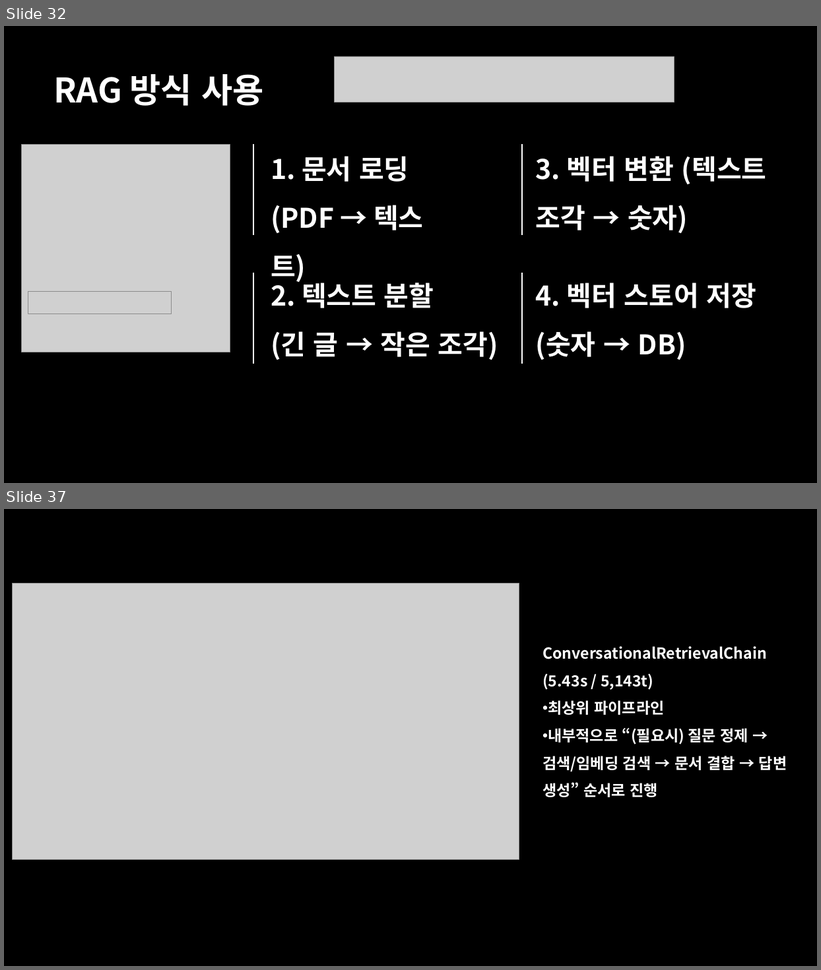
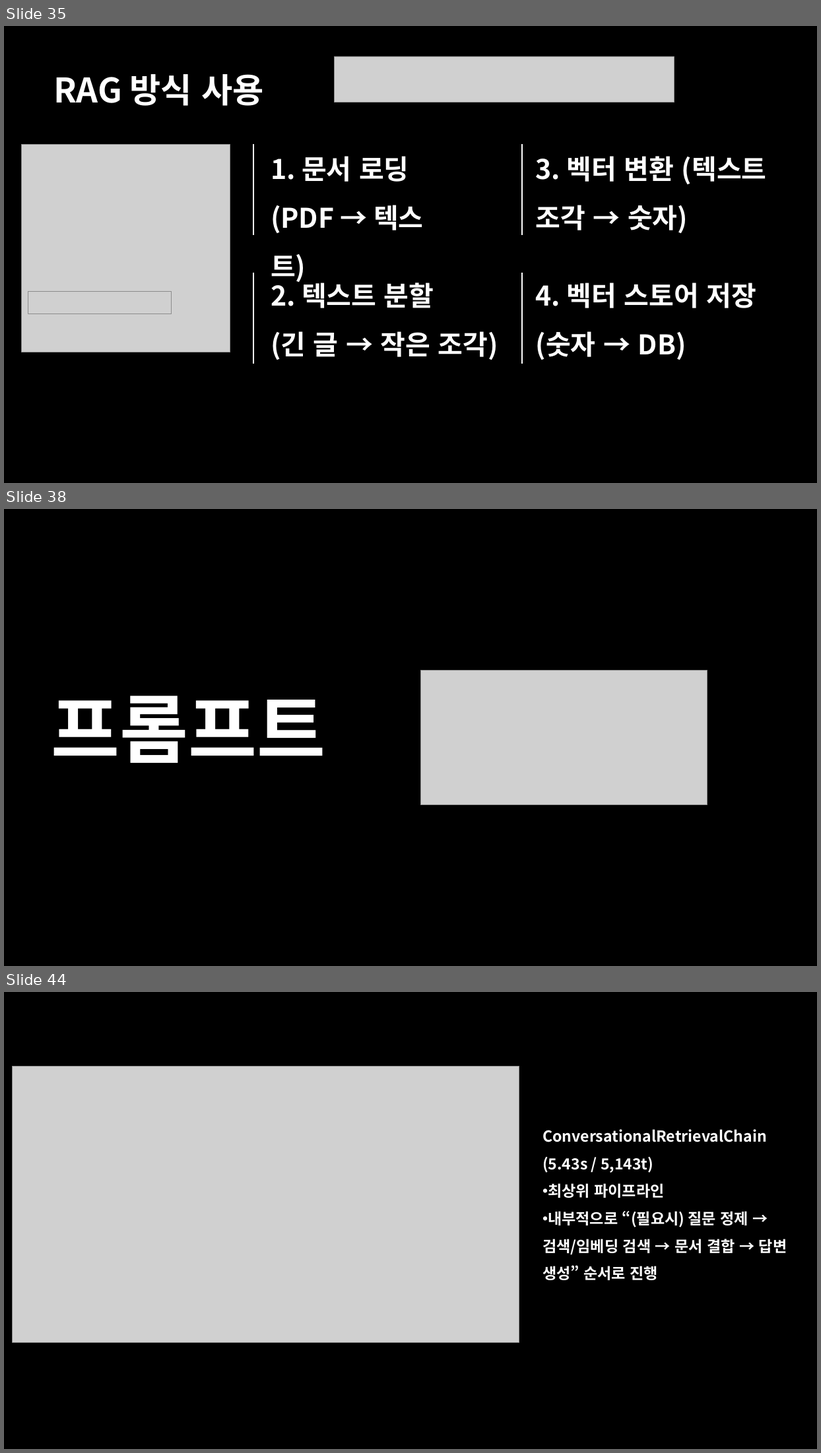
Before and after one commit to MINGYU-1/oboe_album_rag_project, a slide deck: 오보에 최종프로젝트 발표.pptx. Shown one above the other, each under a label of ours: slides 32 and 37 before the commit, slides 35, 38 and 44 after it; the slides between them are not shown. The pictures are 821x970 and 821x1453 pixels, drawn with LibreOffice and Linux fonts; fonts in the diff are those of the drawing; grey boxes stand for pictures. Boxes give left, top, right and bottom in pixels: in the first picture for what was removed or moved away, otherwise in the second. Text is boxed around its words. In the diff, an @@ line names an element or a change of style, - is before the commit and + after.

```diff
--- a/오보에 최종프로젝트 발표.pptx
+++ b/오보에 최종프로젝트 발표.pptx
@@ slide 38 added at bbox=[4, 509, 817, 966], background #000000 @@
@@ picture added at bbox=[420, 670, 708, 805] @@
@@ text added at bbox=[52, 696, 325, 763], 88 pt, text #FFFFFF, bold @@
+프롬프트
@@ what was slide 32 is now slide 35 @@
@@ what was slide 37 is now slide 44 @@
```
Also in this commit, not shown: 13 slides changed, 39 other slides added, 2 slides removed, 9 other files.
